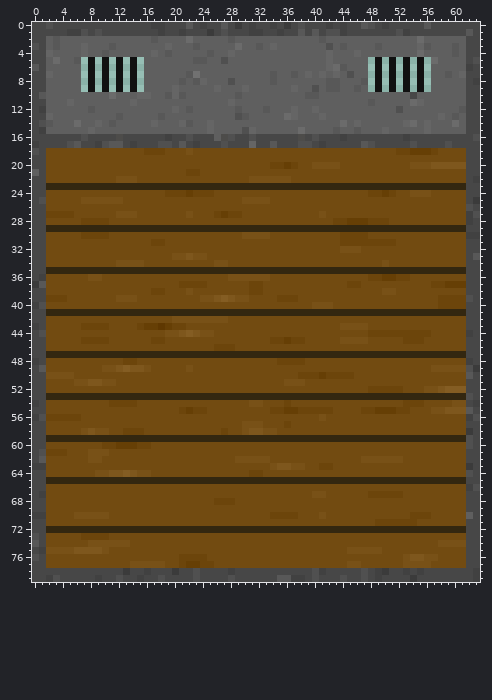
A sprite sheet gets an edit: Assets/Sprites/LvL0_1_G.png. Above: the version before the commit.
The file is 64x80 pixels. Colours within 5 levels of each other are drawn and written as one.
New version:
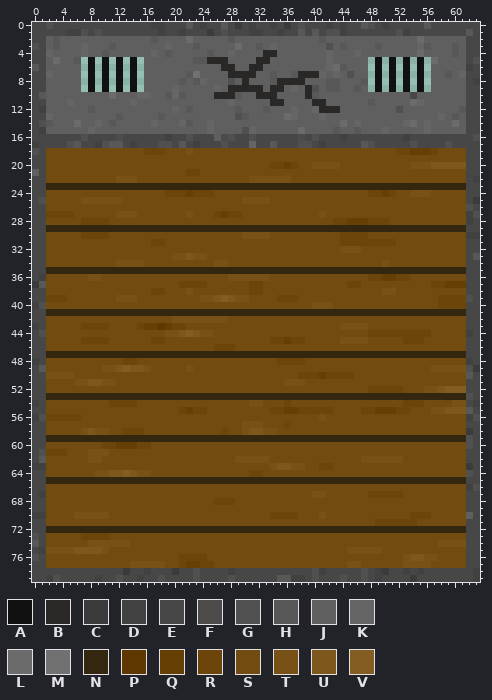
Palette (. is transparent): A #111111  B #292827  C #3b3b3b  D #414141  E #474747  F #4d4c4a  G #505050  H #585858  J #5f5f5f  K #656565  L #6b6b6b  M #717171  N #332710  P #5f3801  Q #663f05  R #6c450b  S #724b11  T #785117  U #7e571d  V #845d23
From old to new:
Changed rows in their new state; - is an unchanged pixel.
first column x 25:
 4 --------BB---------
 5 BBB----BB----------
 6 --BB--BB-----------
 7 ---BBBB------BBB---
 8 -----B----BBBB-----
 9 ---BBBBB-BB---B----
10 -BBB---BBB----B----
11 ---------BB----BB--
12 ----------------BBB
Changed places in both pictures, as pixel boxes (x1, y1, x2, y2):
changed: (207, 50, 340, 113)
